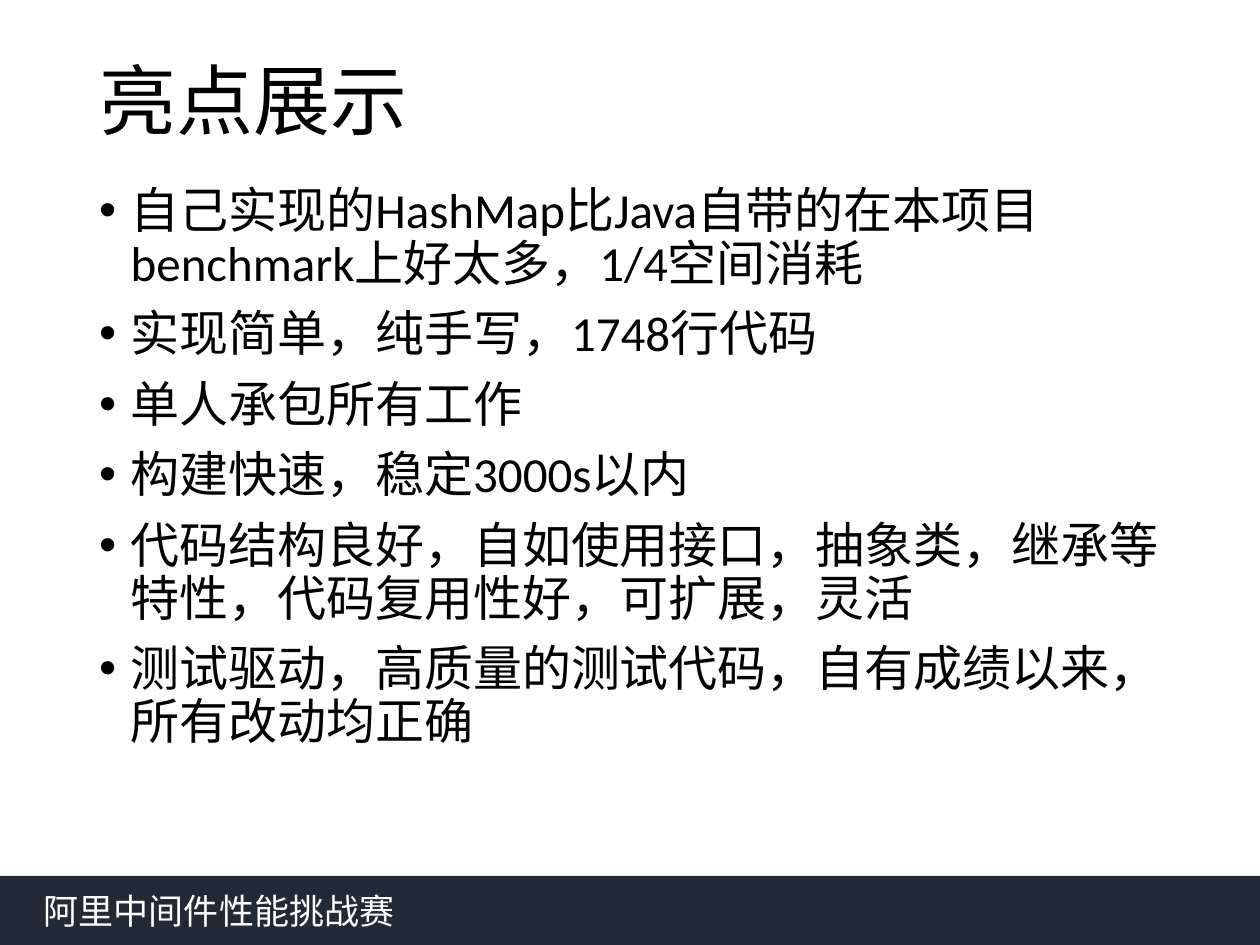
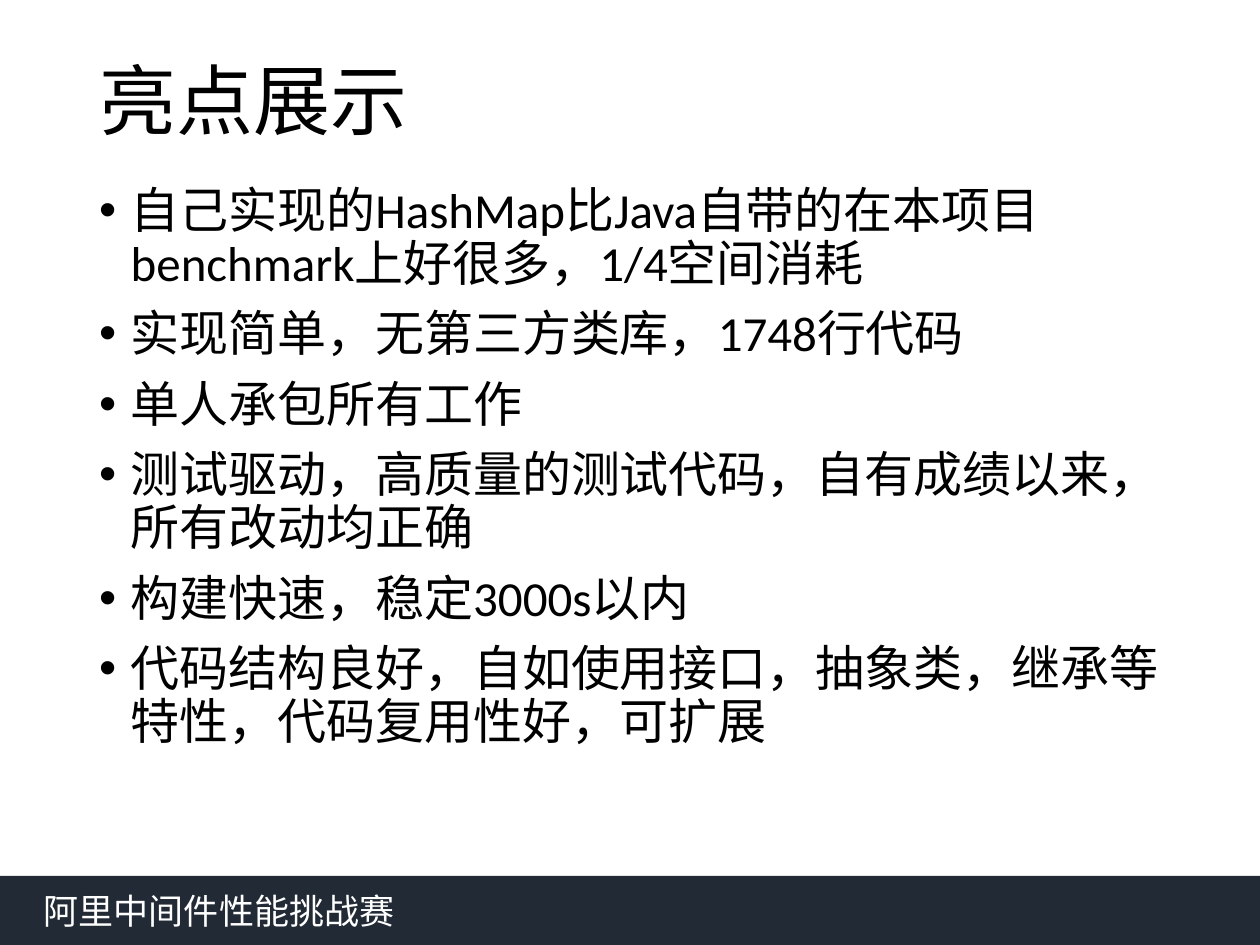
Before and after one commit to qwordy/AlibabaMiddlewareRace2, a slide deck: slide 19 of doc/中间件答辩yfy.pptx. Drawn at 1260x945 pixels with LibreOffice and Linux fonts; fonts in the diff are those of the drawing. Boxes give left, top, right and bottom in pixels: in the first picture for what was removed or moved away, otherwise in the second. Text is boxed around its words. In the diff, an @@ line names an element or a change of style, - is before the commit and + after.

```diff
--- a/doc/中间件答辩yfy.pptx
+++ b/doc/中间件答辩yfy.pptx
@@ text at (131, 186, 1040, 356): text changed @@
-• 自己实现的HashMap比Java自带的在本项目benchmark上好太多，1/4空间消耗
-• 实现简单，纯手写，1748行代码
+• 自己实现的HashMap比Java自带的在本项目benchmark上好很多，1/4空间消耗
+• 实现简单，无第三方类库，1748行代码
@@ text at (131, 450, 1159, 549): paragraph added @@
+• 测试驱动，高质量的测试代码，自有成绩以来，所有改动均正确
@@ text at (131, 644, 1159, 744): text changed @@
-• 代码结构良好，自如使用接口，抽象类，继承等特性，代码复用性好，可扩展，灵活
-• 测试驱动，高质量的测试代码，自有成绩以来，所有改动均正确
+• 代码结构良好，自如使用接口，抽象类，继承等特性，代码复用性好，可扩展
```
Also in this commit, not shown: 5 other slides changed, 1 slide added, 1 slide removed.
